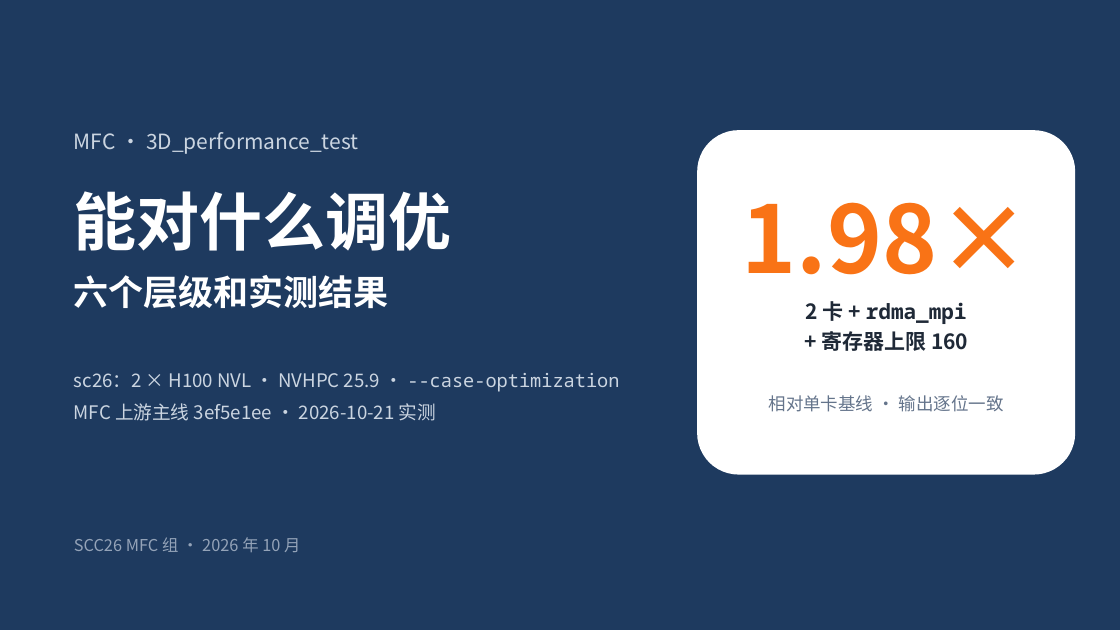
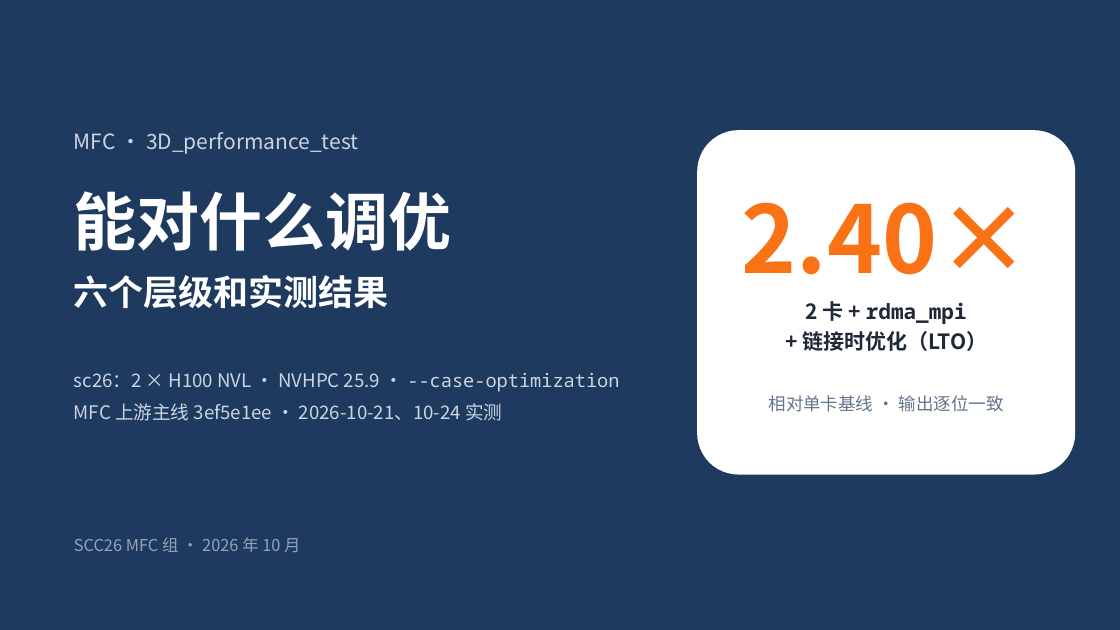
Before and after one commit to VictorTHU681/mfc-tuning-slides, a slide deck: slide 1 of tuning-six-layers-zh.pptx. Drawn at 1120x630 pixels with LibreOffice and Linux fonts; fonts in the diff are those of the drawing. Boxes give left, top, right and bottom in pixels: in the first picture for what was removed or moved away, otherwise in the second. Text is boxed around its words. In the diff, an @@ line names an element or a change of style, - is before the commit and + after.

```diff
--- a/tuning-six-layers-zh.pptx
+++ b/tuning-six-layers-zh.pptx
@@ text at (742, 202, 1031, 275): text changed @@
-1.98×
+2.40×
@@ text at (802, 331, 987, 351): text changed @@
-+ 寄存器上限 160
++ 链接时优化（LTO）
@@ text at (74, 403, 502, 421): text changed @@
-MFC 上游主线 3ef5e1ee · 2026-10-21 实测
+MFC 上游主线 3ef5e1ee · 2026-10-21、10-24 实测
```
Also in this commit, not shown: 8 other slides changed, 2 slides added.
